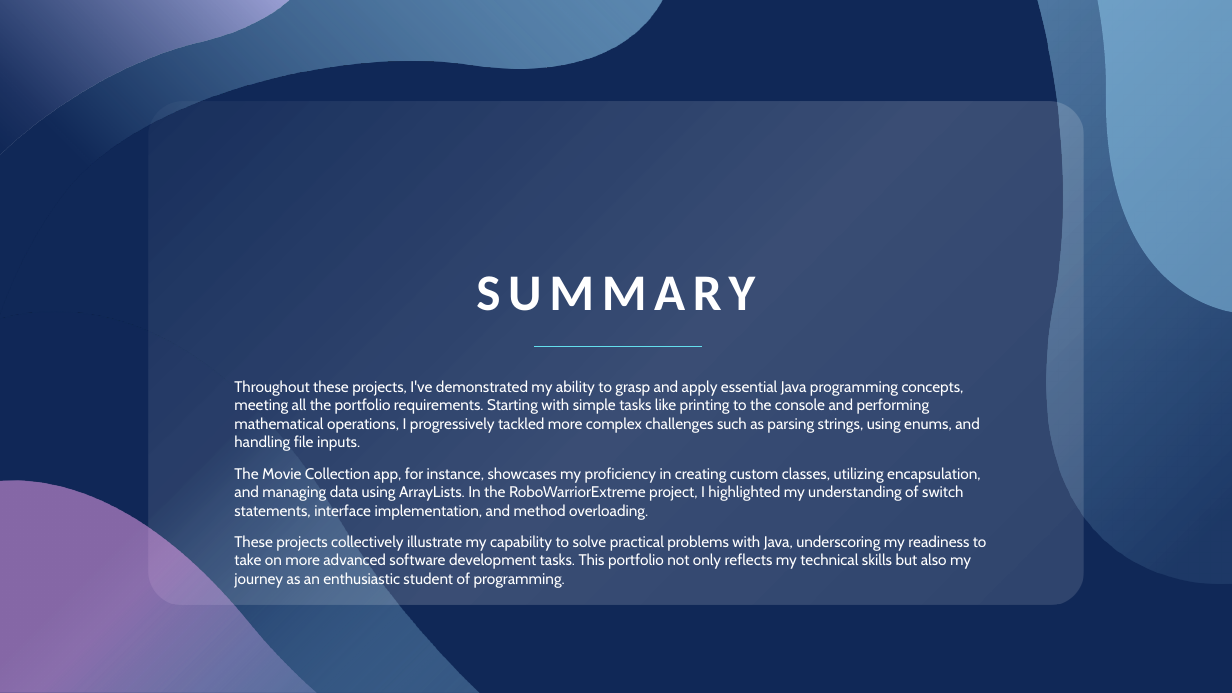
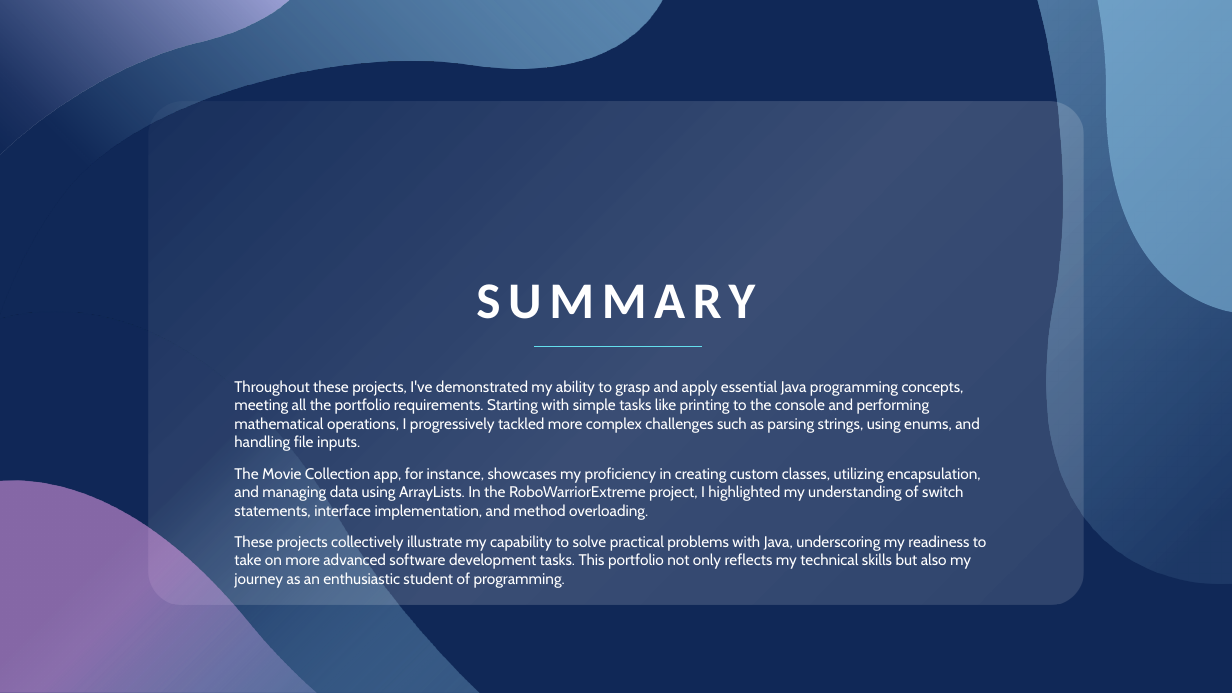
Before and after one commit to Ploppa-Smurph/ctec151_java, a slide deck: slide 22 of portfolio_midterm/151portfolio_midterm.pptx (slide 14 before the commit). Drawn at 1232x693 pixels with LibreOffice and Linux fonts; fonts in the diff are those of the drawing. Boxes give left, top, right and bottom in pixels: in the first picture for what was removed or moved away, otherwise in the second. Text is boxed around its words. In the diff, an @@ line names an element or a change of style, - is before the commit and + after.

```diff
--- a/portfolio_midterm/151portfolio_midterm.pptx
+++ b/portfolio_midterm/151portfolio_midterm.pptx
@@ title "SUMMARY": place and size @@
-title "SUMMARY" at [476,276,755,311]
+title "SUMMARY" at [476,284,755,319]
```
Also in this commit, not shown: 8 other slides changed, 8 slides added.
